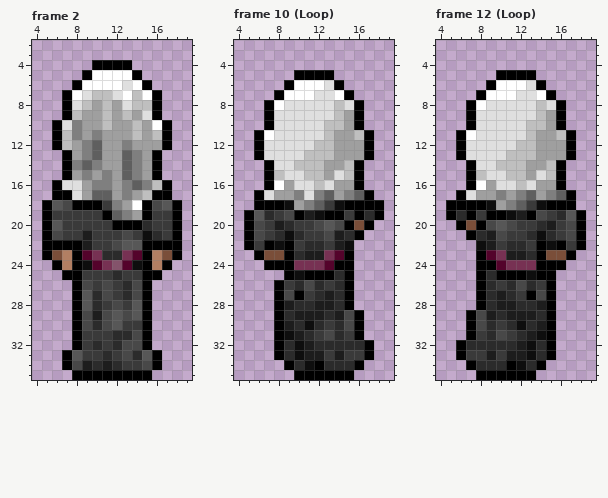
One commit to this pixel-art file: location/000_gateway_desert/npcs/traveler2.aseprite. The first picture shows the starting point.
24x36 pixels, 19 frames. Colours within 5 levels of each other are drawn and written as one. Shown: frame 2: x 4..19, y 2..35; frame 10 (Loop): x 4..19, y 2..35; frame 12 (Loop): x 4..19, y 2..35.
New version:
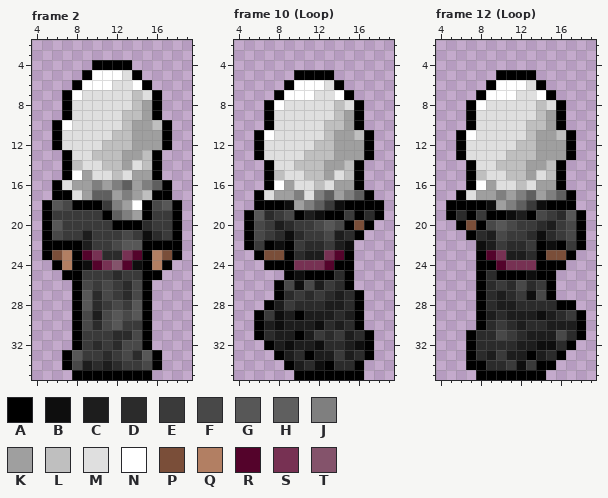
Palette (. is transparent): A #000000  B #0e0e0e  C #1d1d1d  D #2b2b2b  E #3a3a3a  F #484848  G #575757  H #5f5f5f  J #7f7f7f  K #9f9f9f  L #bfbfbf  M #dfdfdf  N #ffffff  P #7a4e39  Q #b27f63  R #54032b  S #773153  T #84536b
Diff:
--- frame 2, layer "Layer 2"
@@ x 4..19 @@
  4 ......AAAA......
- 5 .....ANNNNA.....
- 6 ....ANNNNMNA....
- 7 ...ANMLLMNLNA...
- 8 ...AMLKLKMLLA...
- 9 ...ALKKLKLKMA...
-10 ..AMJKKLKKLKNA..
-11 ..ALJKJKKKLKLA..
-12 ..ALKJHKKJKKKA..
-13 ...AKJHKKHJKA...
-14 ...AJHJKKHJKA...
-15 ...AKJKJKHJKA...
-16 ..AMMKJJKJHJLA..
+ 5 .....ANNNMA.....
+ 6 ....ANNNMMNA....
+ 7 ...ANMMMMMLMA...
+ 8 ...AMMMMMMLKA...
+ 9 ...AMMMMMLLKA...
+10 ..ANMMMMMLKKLA..
+11 ..AMMMMMLLKKKA..
+12 ..AMMMMLLLKKKA..
+13 ...AMMLLLKKLA...
+14 ...ALMMLLKMLA...
+15 ...ANKMMLMKKA...
+16 ..AMKKJKJHKJHA..
 17 ..AAMKHHKJKLAA..
--- frame 10 (Loop), layer "Layer 2"
@@ x 4..19 @@
 25 .....ABAAADA....
-26 ....AEDFDEDA....
-27 ....AFAEDCDA....
-28 ....ACDDCCDA....
-29 ....ADCCCDCFA...
-30 ....ACDBDEDFA...
-31 ....ABCDEFDEA...
-32 ....ADBCDDDDDA..
-33 ....ADBCCECEEA..
-34 .....ADBADDDA...
-35 ......AAAAAA....
+26 ....AFBFCEDA....
+27 ....ADEDEDCDA...
+28 ...ACEDDDCCDA...
+29 ..AEBCACCCDCA...
+30 ..ACBCCCBDCDA...
+31 ..ADCCACEDECDA..
+32 ...ACBCCBDDCBA..
+33 ....ACDACCECDA..
+34 .....ACDBADDA...
+35 ......AAAAAAA...
--- frame 12 (Loop), layer "Layer 2"
@@ x 4..19 @@
 26 ....ADEDFDEA....
-27 ....ADCDEAFA....
-28 ....ADCCDDCA....
-29 ...AFCDCCCDA....
-30 ...AFDEDBDCA....
-31 ...AEDFEDCBA....
-32 ..ADDDDDCBDA....
-33 ..AEECECCBDA....
-34 ...ADDDABDA.....
-35 ....AAAAAA......
+27 ....ADCDEBFA....
+28 ....ADCCDDDDAA..
+29 ....ACDCCCBCDEA.
+30 ....ADEDCDDCCCA.
+31 ...ADDFEDCCCFDA.
+32 ...ADDDDCCBBDA..
+33 ...ADCECCACDA...
+34 ...AADDEBEAA....
+35 ....AAAAAAA.....
Pixel boxes of the changes (left, top, right, bottom) in both pictures:
changed: (62, 70, 162, 190)
changed: (254, 280, 374, 380)
changed: (456, 290, 586, 380)
